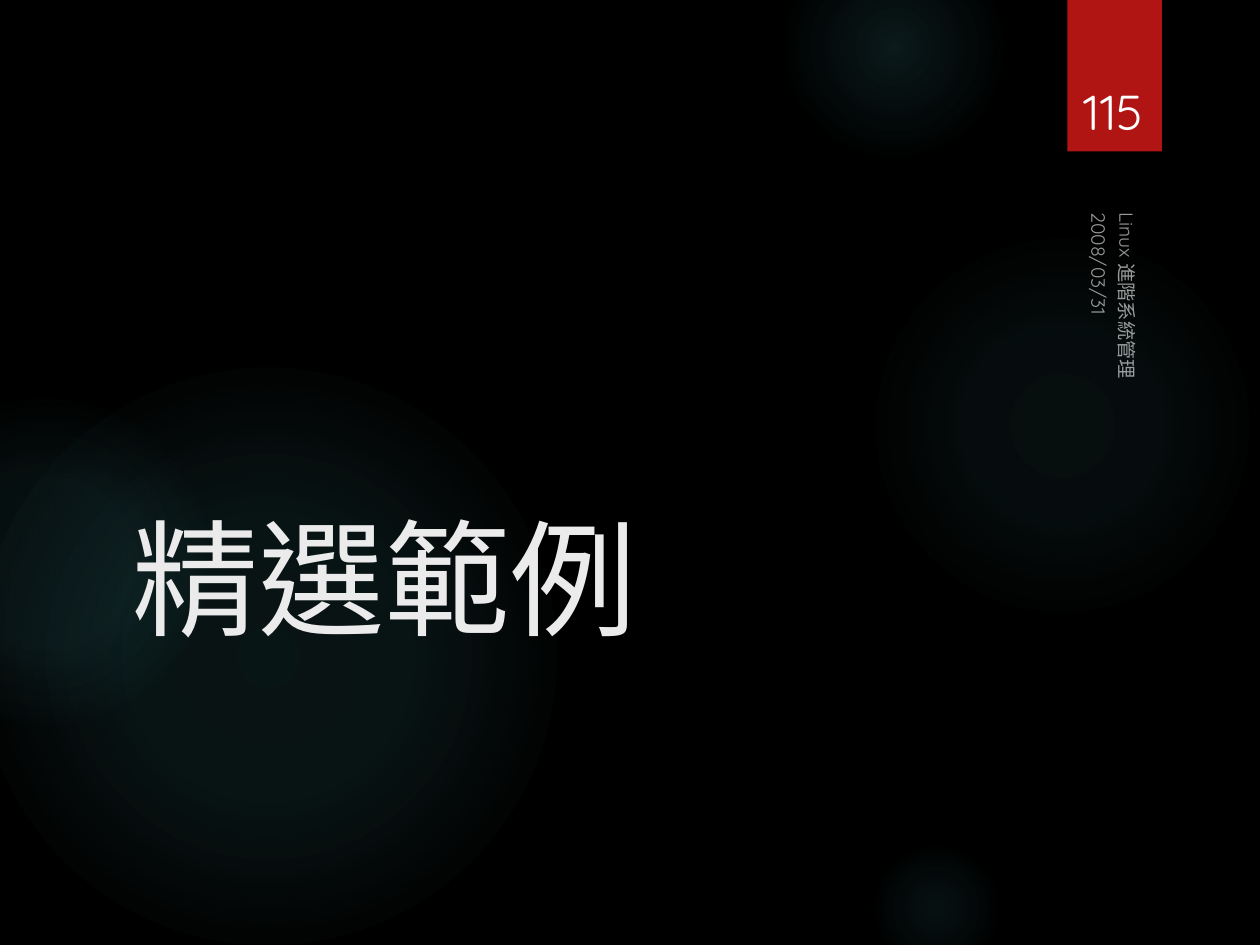
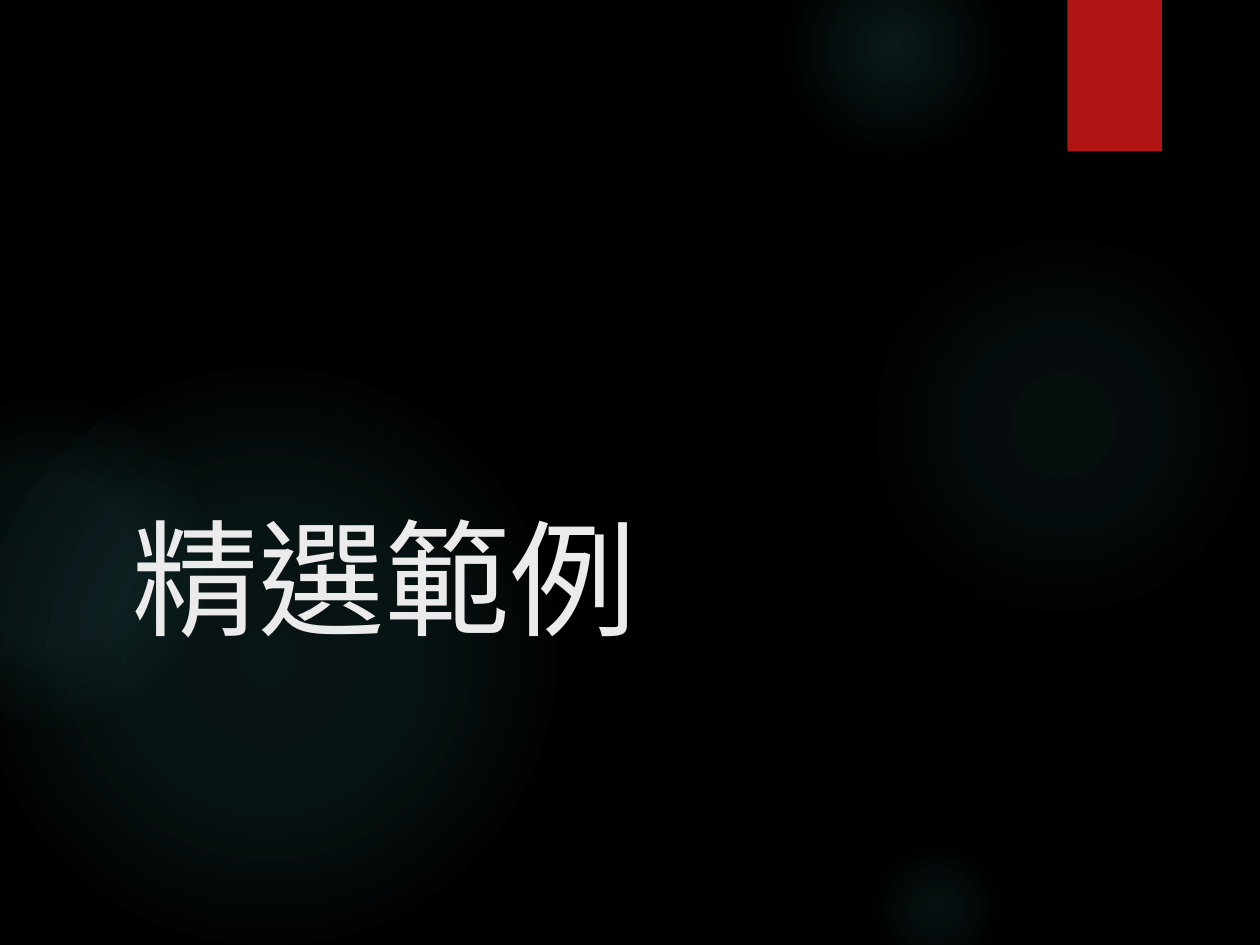
Before and after one commit to MCUITE/IoT, a slide deck: slide 115 of Lab/Lab02-RPi基礎操作與管理.pptx. Drawn at 1260x945 pixels with LibreOffice and Linux fonts; fonts in the diff are those of the drawing; background and template pictures are left out. Boxes give left, top, right and bottom in pixels: in the first picture for what was removed or moved away, otherwise in the second. Text is boxed around its words. In the diff, an @@ line names an element or a change of style, - is before the commit and + after.

```diff
--- a/Lab/Lab02-RPi基礎操作與管理.pptx
+++ b/Lab/Lab02-RPi基礎操作與管理.pptx
@@ page number removed at (1084, 95, 1143, 130) @@
-115
@@ text removed at (1085, 224, 1114, 312) @@
-2008/03/31
@@ text removed at (1113, 216, 1142, 376) @@
-Linux 進階系統管理
```
Also in this commit, not shown: 159 other slides changed, 3 slides added, 3 slides removed, 39 other files.
